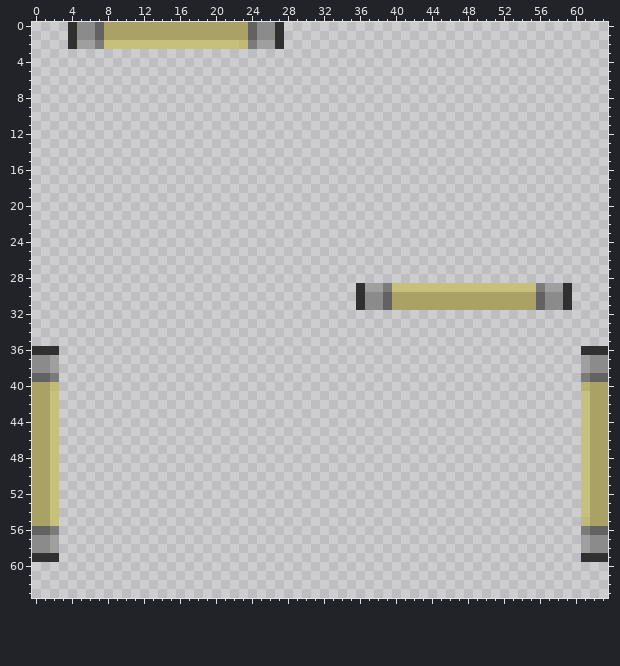
Pixel-art sprite -- Resources/Textures/Structures/Wallmounts/Lighting/light_tube.rsi/base.png. The picture above is the old version.
The file is 64x64 pixels. Colours within 5 levels of each other are drawn and written as one.
The same view after the edit:
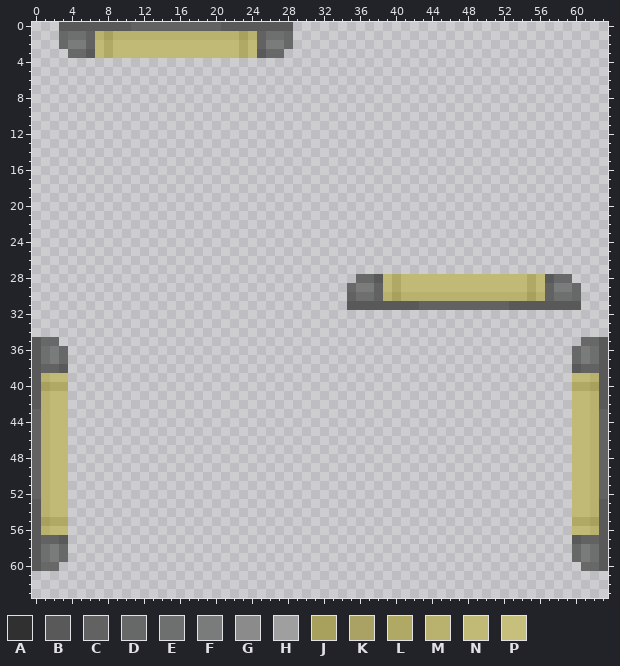
Palette (. is transparent): A #303030  B #59595a  C #626263  D #676868  E #6e6f6f  F #7a7b7b  G #8b8b8b  H #9f9f9f  J #a8a15d  K #a9a264  L #b0a965  M #b9b26e  N #c1ba76  P #c7c07c
Change:
@@ x 1..30 @@
- 0 ...AGGCKKKKKKKKKKKKKKKKCGGA...
- 1 ...AGGCKKKKKKKKKKKKKKKKCGGA...
- 2 ...AHHFPPPPPPPPPPPPPPPNFHHA...
- 3 ..............................
+ 0 ..BBBBBBBBCCCCCCCCCCBBBBBBBB..
+ 1 ..DEECMJMMMMMMMMMMMMMMJMCEED..
+ 2 ..DFFCNLNNNNNNNNNNNNNNLNCFFD..
+ 3 ...DDBNLNNNNNNNNNNNNNNLNBDD...
  4 ..............................
@@ x 33..62 @@
 27 ..............................
-28 ..............................
-29 ...AHHFPPPPPPPPPPPPPPPPFHHA...
-30 ...AGGCKKKKKKKKKKKKKKKKCGGA...
-31 ...AGGCKKKKKKKKKKKKKKKKCGGA...
+28 ...DDBNLNNNNNNNNNNNNNNLNBDD...
+29 ..DFFCNLNNNNNNNNNNNNNNLNCFFD..
+30 ..CEECMJMMMMMMMMMMMMMMJMCEED..
+31 ..BBBBBBBBCCCCCCCCCCBBBBBBBB..
 32 ..............................
@@ x 0..63 @@
 34 ................................................................
-35 ................................................................
-36 AAA..........................................................AAA
-37 GGH..........................................................HGG
-38 GGH..........................................................HGG
-39 CCF..........................................................FCC
-40 KKN..........................................................MKK
-41 KKP..........................................................PKK
-42 KKP..........................................................PKK
-43 KKP..........................................................PKK
-44 KKP..........................................................PKK
-45 KKP..........................................................PKK
-46 KKP..........................................................PKK
-47 KKP..........................................................PKK
-48 KKP..........................................................PKK
-49 KKP..........................................................PKK
-50 KKP..........................................................PKK
-51 KKP..........................................................PKK
-52 KKP..........................................................PKK
-53 KKP..........................................................PKK
-54 KKP..........................................................PKK
-55 KKP..........................................................NKK
-56 CCF..........................................................FCC
-57 GGH..........................................................HGG
-58 GGH..........................................................HGG
-59 AAA..........................................................AAA
-60 ................................................................
+35 BDD..........................................................DDB
+36 BEFD........................................................DFEB
+37 BEFD........................................................DFEB
+38 BCCB........................................................BCCB
+39 BMNN........................................................NNMB
+40 BJLL........................................................LLJB
+41 BMNN........................................................NNMB
+42 BMNN........................................................NNMB
+43 CMNN........................................................NNMC
+44 CMNN........................................................NNMC
+45 CMNN........................................................NNMC
+46 CMNN........................................................NNMC
+47 CMNN........................................................NNMC
+48 CMNN........................................................NNMC
+49 CMNN........................................................NNMC
+50 CMNN........................................................NNMC
+51 CMNN........................................................NNMC
+52 CMNN........................................................NNMC
+53 BMNN........................................................NNMB
+54 BMNN........................................................NNMB
+55 BJLL........................................................LLJB
+56 BMNN........................................................NNMB
+57 BCCB........................................................BCCB
+58 BEFD........................................................DFEB
+59 BEFD........................................................DFEB
+60 BDD..........................................................DDB
 61 ................................................................
Pixel boxes of the changes (left, top, right, bottom) in both pictures:
changed: (59, 22, 293, 58)
changed: (347, 274, 608, 571)
changed: (32, 337, 68, 571)
